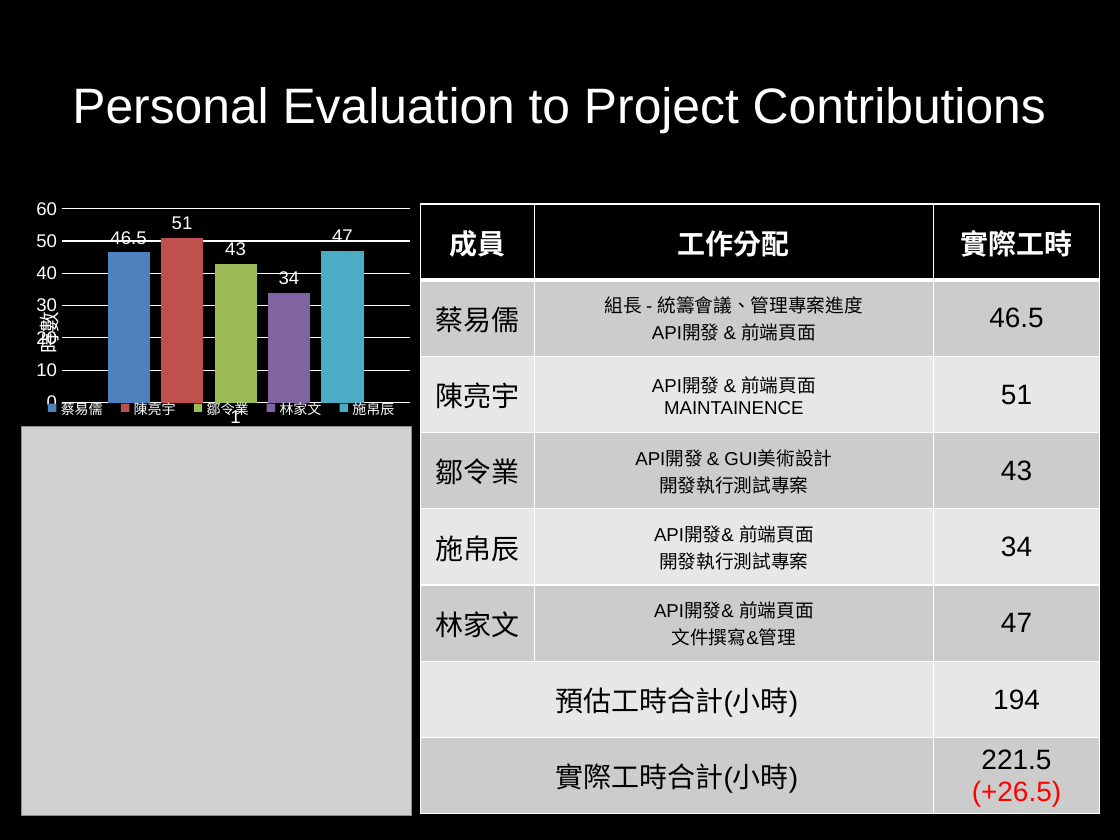
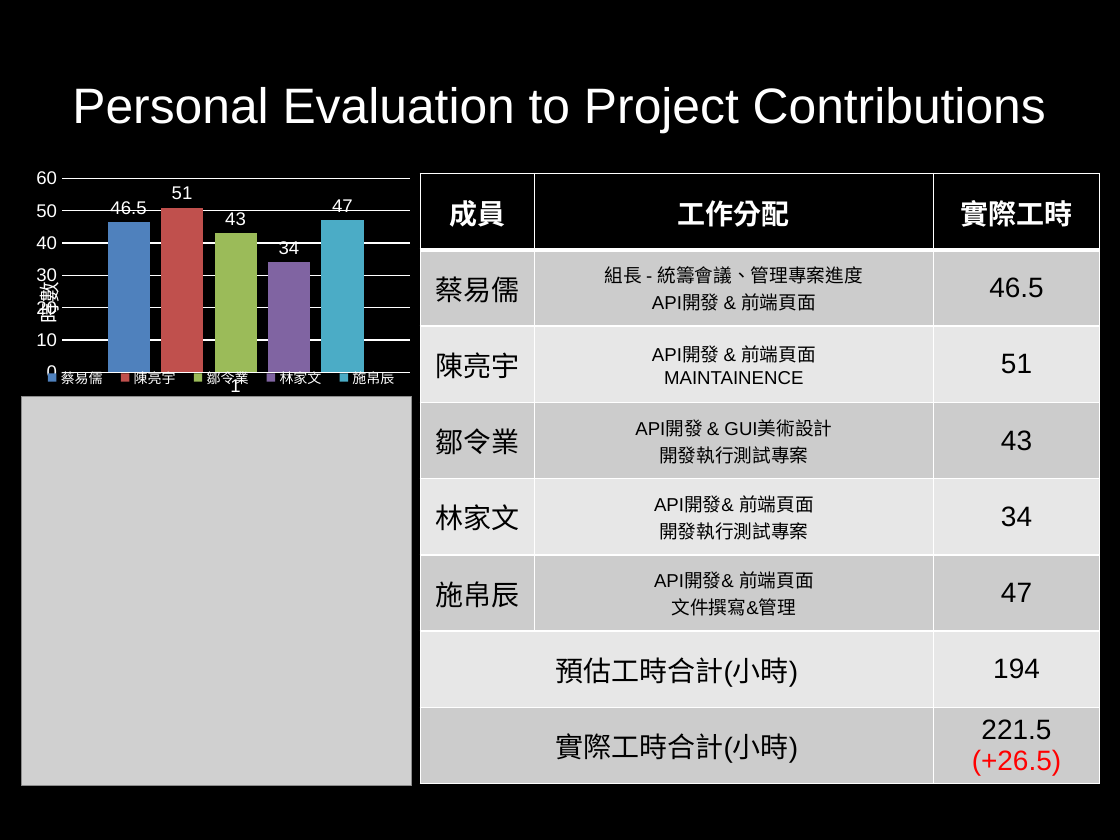
Before and after one commit to LutherTsaiTW/2015SoftwareEngineering, a slide deck: slide 5 of Phase03_Doc/Presentation/Final Presentations.pptx. Drawn at 1120x840 pixels with LibreOffice and Linux fonts; fonts in the diff are those of the drawing; grey boxes stand for pictures. Boxes give left, top, right and bottom in pixels: in the first picture for what was removed or moved away, otherwise in the second. Text is boxed around its words. In the diff, an @@ line names an element or a change of style, - is before the commit and + after.

```diff
--- a/Phase03_Doc/Presentation/Final Presentations.pptx
+++ b/Phase03_Doc/Presentation/Final Presentations.pptx
@@ column chart at (x1=21, y1=143, x2=436, y2=396) @@
@@ value axis title "時數 " to "時數" @@
@@ 1 picture, 1 column chart, 1 table moved together from (x1=21, y1=174, x2=1100, y2=816) to (x1=21, y1=143, x2=1100, y2=786) @@
@@ table at (x1=420, y1=174, x2=1100, y2=786) @@
-row 5, column 1: 施帛辰
+row 5, column 1: 林家文
-row 6, column 1: 林家文
+row 6, column 1: 施帛辰
```
Also in this commit, not shown: 6 other slides changed, 5 other files.
